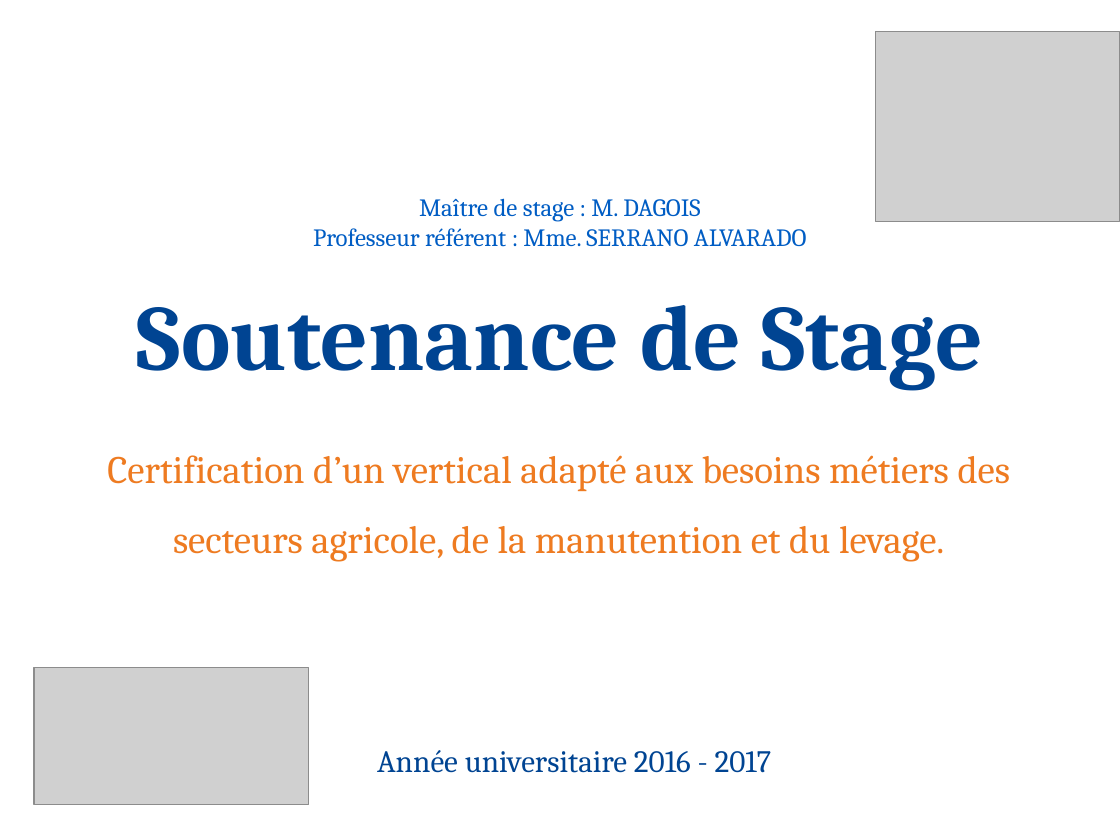
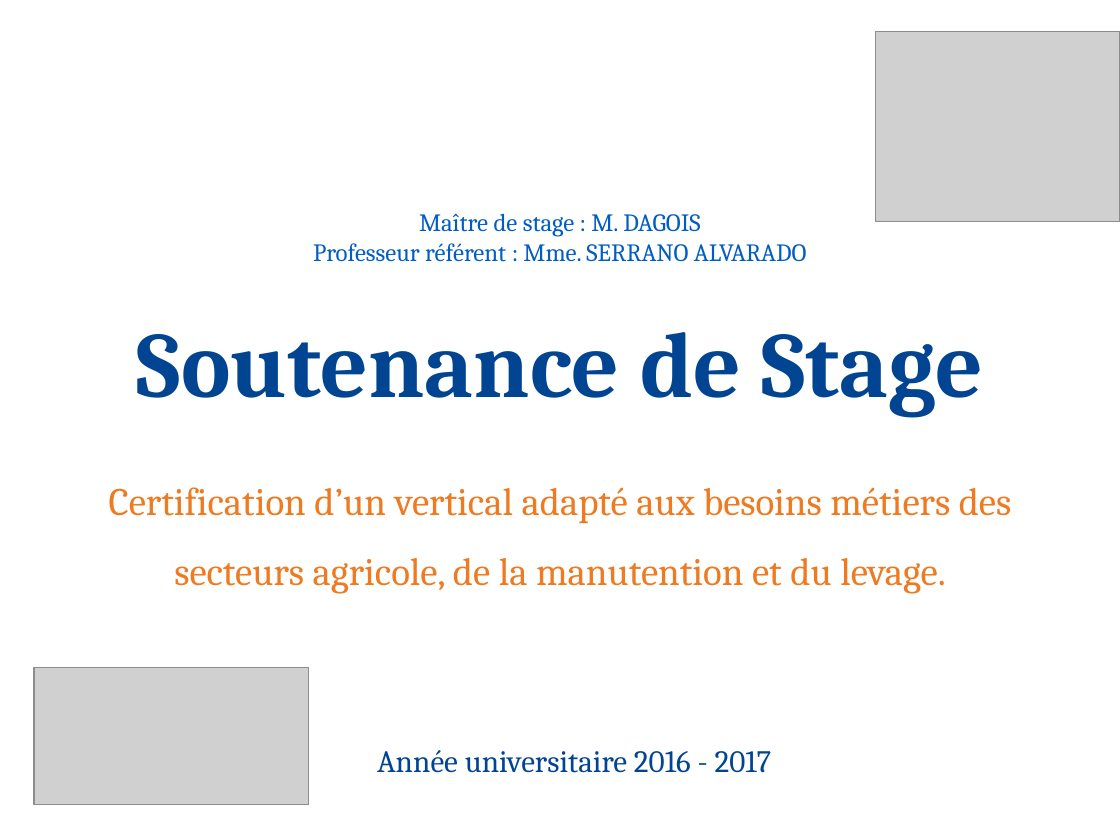
Before and after one commit to FlorentALAPETITE/Rapport_Stage_2017, a slide deck: slide 1 of Soutenance_Stage.pptx. Drawn at 1120x840 pixels with LibreOffice and Linux fonts; fonts in the diff are those of the drawing; grey boxes stand for pictures; background and template pictures are left out. Boxes give left, top, right and bottom in pixels: in the first picture for what was removed or moved away, otherwise in the second. Text is boxed around its words. In the diff, an @@ line names an element or a change of style, - is before the commit and + after.

```diff
--- a/Soutenance_Stage.pptx
+++ b/Soutenance_Stage.pptx
@@ text "Maître de stage : M. ...": place and size @@
-text "Maître de stage : M. ..." at <box>313,198,807,247</box>
+text "Maître de stage : M. ..." at <box>313,213,807,262</box>
@@ title "Soutenance de Stage": place and size @@
-title "Soutenance de Stage" at <box>137,305,984,390</box>
+title "Soutenance de Stage" at <box>137,332,984,417</box>
@@ subtitle "Certification d’un vertical adapté aux ...": place and size @@
-subtitle "Certification d’un vertical adapté aux ..." at <box>107,455,1011,562</box>
+subtitle "Certification d’un vertical adapté aux ..." at <box>109,487,1012,594</box>
```
Also in this commit, not shown: 5 other slides changed, 3 slides added, 4 slides removed, 6 other files.
